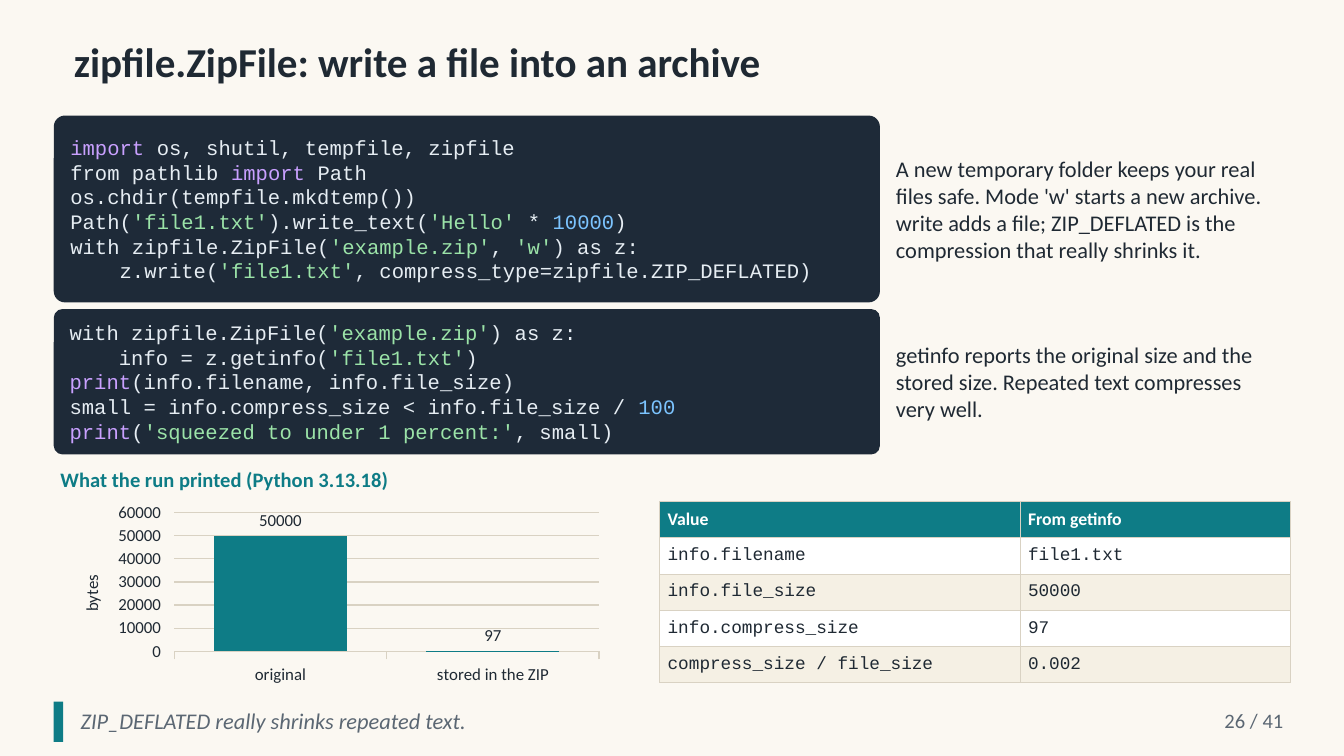
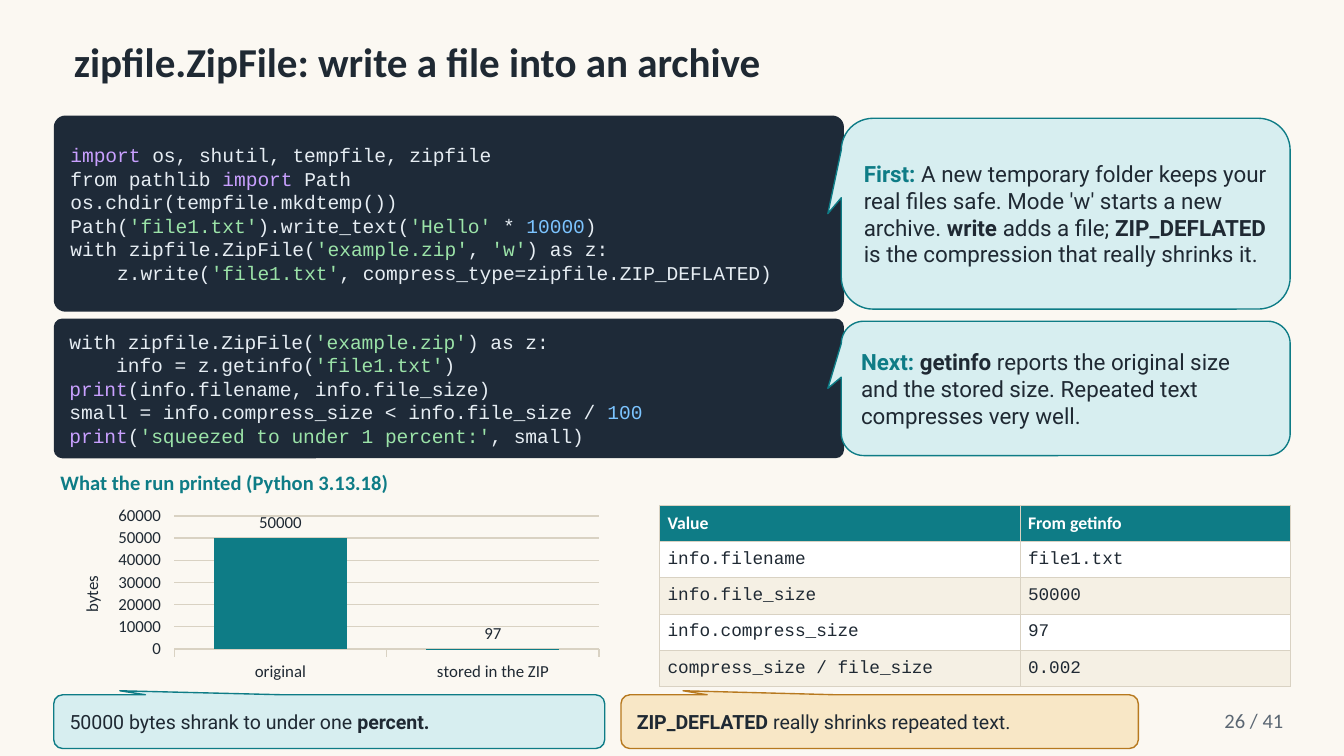
Before and after one commit to altunelyusuf/AdvancedProgrammingWithPython, a slide deck: slide 26 of 03-materials/ch11/SEN0414_Ch11_OrganizingFiles_3e_v3_0_0.pptx. Drawn at 1344x756 pixels with LibreOffice and Linux fonts; fonts in the diff are those of the drawing. Boxes give left, top, right and bottom in pixels: in the first picture for what was removed or moved away, otherwise in the second. Text is boxed around its words. In the diff, an @@ line names an element or a change of style, - is before the commit and + after.

```diff
--- a/03-materials/ch11/SEN0414_Ch11_OrganizingFiles_3e_v3_0_0.pptx
+++ b/03-materials/ch11/SEN0414_Ch11_OrganizingFiles_3e_v3_0_0.pptx
@@ rounded rectangle "import os, shutil, tempfile, zipfile": place and size @@
-rounded rectangle "import os, shutil, tempfile, zipfile" at <box>54,116,880,302</box>
+rounded rectangle "import os, shutil, tempfile, zipfile" at <box>54,116,844,312</box>
@@ rounded rectangle "import os, shutil, tempfile, zipfile" at <box>54,116,844,312</box>: size 11 to 10.5 pt @@
@@ rounded speech box "First: A new temporary folder ...": place and size @@
-rounded speech box "First: A new temporary folder ..." at <box>896,161,1261,262</box>
+rounded speech box "First: A new temporary folder ..." at <box>841,118,1290,309</box>
@@ rounded speech box "First: A new temporary folder ..." at <box>841,118,1290,309</box>: fill none to #D7EEF0; outline none to #0E7C86 0.75 pt @@
@@ text in rounded speech box at <box>864,165,1266,267</box>: text changed; font Calibri to Roboto @@
-A new temporary folder keeps your real files safe. Mode 'w' starts a new archive. write adds a file; ZIP_DEFLATED is the compression that really shrinks it.
+First: A new temporary folder keeps your real files safe. Mode 'w' starts a new archive. write adds a file; ZIP_DEFLATED is the compression that really shrinks it.
@@ rounded rectangle "with zipfile.ZipFile('example.zip') as z:" at <box>54,319,844,458</box>: size 11 to 10.5 pt @@
@@ rounded rectangle "with zipfile.ZipFile('example.zip') as z:": place and size @@
-rounded rectangle "with zipfile.ZipFile('example.zip') as z:" at <box>54,309,880,454</box>
+rounded rectangle "with zipfile.ZipFile('example.zip') as z:" at <box>54,319,844,458</box>
@@ rounded speech box "Next: getinfo reports the original ..." at <box>841,321,1290,456</box>: fill none to #D7EEF0; outline none to #0E7C86 0.75 pt @@
@@ rounded speech box "Next: getinfo reports the original ...": place and size @@
-rounded speech box "Next: getinfo reports the original ..." at <box>896,347,1252,421</box>
+rounded speech box "Next: getinfo reports the original ..." at <box>841,321,1290,456</box>
@@ text in rounded speech box at <box>861,353,1230,429</box>: text changed; font Calibri to Roboto @@
-getinfo reports the original size and the stored size. Repeated text compresses very well.
+Next: getinfo reports the original size and the stored size. Repeated text compresses very well.
@@ column chart: place and size @@
-column chart at <box>54,499,610,688</box>
+column chart at <box>54,503,610,685</box>
@@ table: place and size @@
-table at <box>660,501,1290,683</box>
+table at <box>660,505,1290,687</box>
@@ rectangle removed at <box>54,702,63,742</box> @@
@@ rounded speech box added at <box>54,695,605,749</box>, fill #D7EEF0, outline #0E7C86 0.75 pt, 10.5 pt, text #1F2933 @@
+50000 bytes shrank to under one percent.
@@ rounded speech box "ZIP_DEFLATED really shrinks repeated text.": place and size @@
-rounded speech box "ZIP_DEFLATED really shrinks repeated text." at <box>81,713,465,733</box>
+rounded speech box "ZIP_DEFLATED really shrinks repeated text." at <box>621,695,1138,749</box>
@@ rounded speech box "ZIP_DEFLATED really shrinks repeated text." at <box>621,695,1138,749</box>: size 12 to 10.5 pt, font Calibri to Roboto, text colour #5B6773 to #1F2933, italic off; bold on in "ZIP_DEFLATED"; fill none to #F8E7C6; outline none to #B7791F 0.75 pt @@
```
Also in this commit, not shown: 30 other slides changed, 18 other files.
